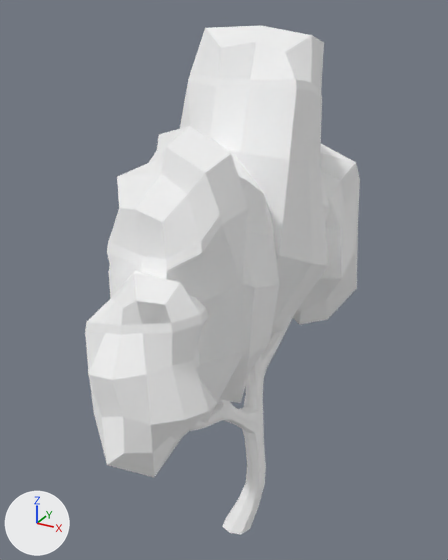
Renders of the glTF model assets/nature_lowpoly/BirchTree_Snow_4.glb from each side of a commit.
One viewpoint serves both versions: a 50 mm lens placed at (1.8, -3.32, 3.7), pointed at (-0.2, 0.32, 1.88). Arrows for +X, +Y and +Z are at lower left; the lights stay in place. The first picture is the older version.

The first picture shows 'BirchTree_Snow_4'.
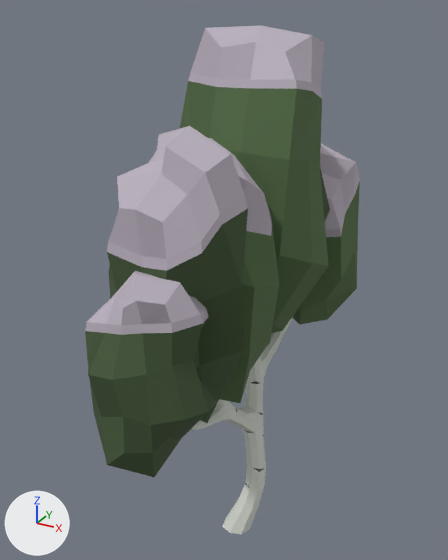
The change, as a list of edits to the scene's bpy script:
```text
Change mat_white:
    mat_white.metallic: 1.0 -> 0.0
    mat_white.base_color: (1.0, 1.0, 1.0) -> (0.655, 0.686, 0.626)  # white #ffffff -> light grey #d4d8cf
Change mat_black:
    mat_black.base_color: (1.0, 1.0, 1.0) -> (0.055, 0.055, 0.055)  # white #ffffff -> dark grey #424242
Change mat_green:
    mat_green.metallic: 1.0 -> 0.0
    mat_green.base_color: (1.0, 1.0, 1.0) -> (0.0874, 0.152, 0.0599)  # white #ffffff -> dark green #536d45
    mat_green.roughness: 1.0 -> 0.9
Change mat_darkgreen:
    mat_darkgreen.metallic: 1.0 -> 0.0
    mat_darkgreen.base_color: (1.0, 1.0, 1.0) -> (0.0532, 0.0908, 0.037)  # white #ffffff -> dark green #415536
    mat_darkgreen.roughness: 1.0 -> 0.9
Change mat_snow:
    mat_snow.metallic: 1.0 -> 0.0
    mat_snow.base_color: (1.0, 1.0, 1.0) -> (0.503, 0.451, 0.527)  # white #ffffff -> light grey #bcb3c0
    mat_snow.roughness: 1.0 -> 0.9
```

Location of each change, (x1, y1, x2, y2) in pixels of the pictures (448 x 560 px):
'BirchTree_Snow_4', recoloured, surface changed (darker): (85, 26, 360, 534) in both
